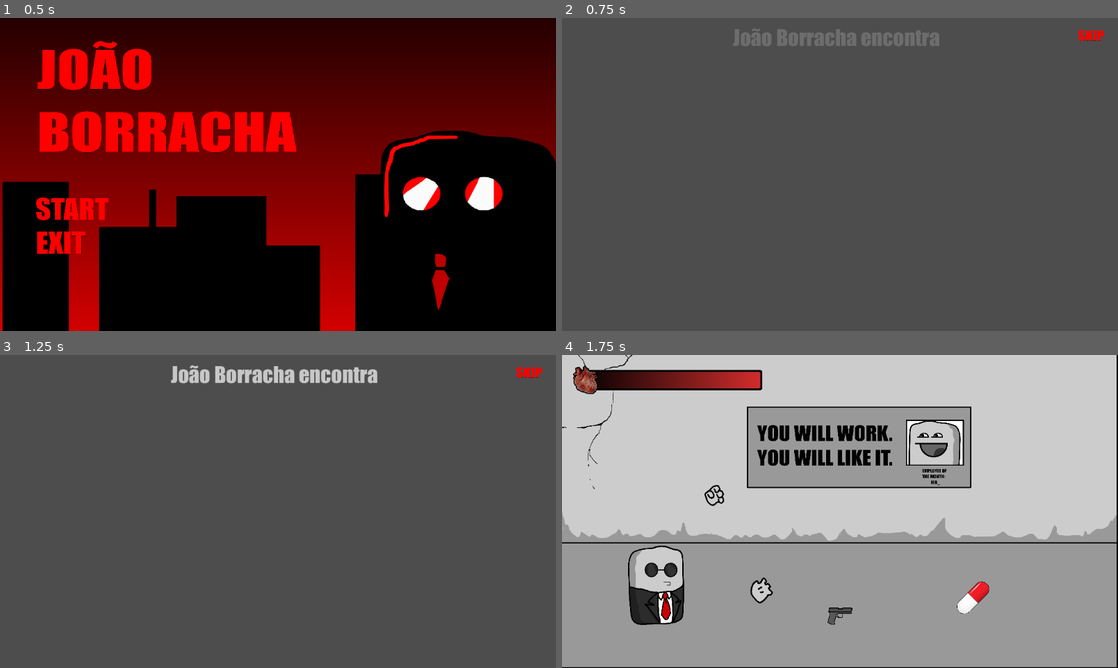
Above: before the commit, frames 1-4 (two rows, left to right).
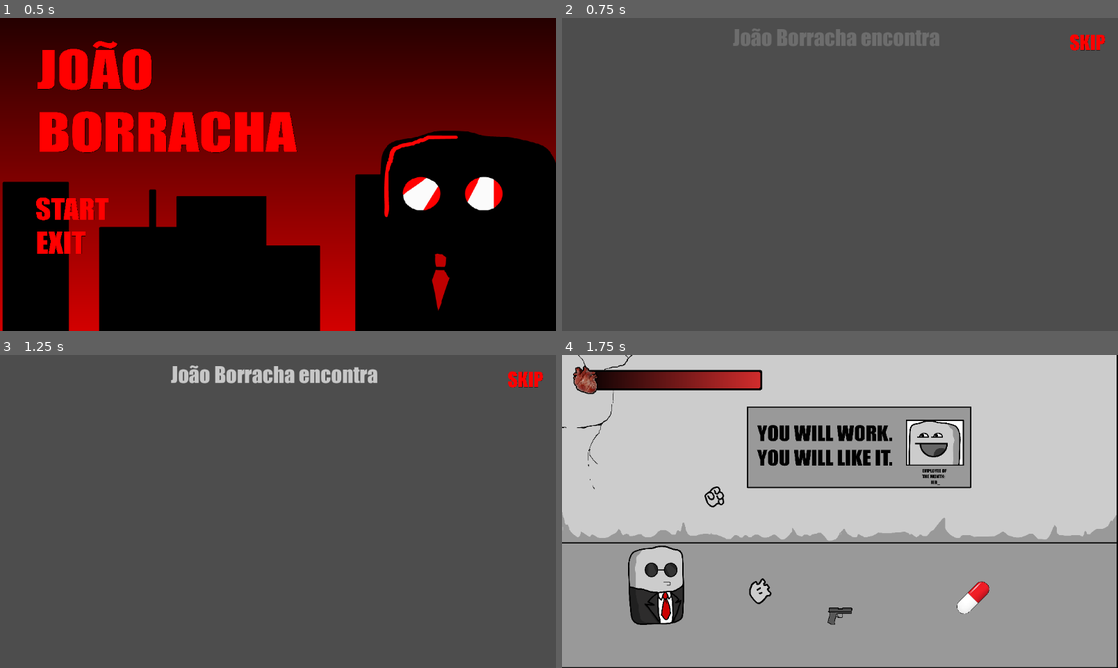
Above: after the commit, the same moments.

Repository: PH1LIPPUS/JoaoBorracha
Game: Godot game, scene res://Sceens/main.tscn
Same seed, same stepped clock (60 frames per second), same inputs: the game is played once before the commit and once after it.
Inputs (mouse positions are in pixels of both pictures, inside the frame that each line leads up to; where the layout moved, square brackets give the same spot in the first picture):
- Up to frame 1 (0.5 s): no input
- Up to frame 2 (0.75 s): click (634, 208) at 0.5 s
- Up to frame 3 (1.25 s): no input
- Up to frame 4 (1.75 s): click (1084, 376) [1090, 373] at 1.25 s

Frame 1 is identical in both runs. In frame 2, 0.3% of the frame differs, in the area x 91-98%, y 3-11%; in frame 3, 0.3%; in frame 4, 0.2%.

Commit message:
Skip Button Hover Created and Working

Diff:
--- a/joaoborracha/Sceens/cutsceen.tscn
+++ b/joaoborracha/Sceens/cutsceen.tscn
@@ -3,7 +3,7 @@
 [ext_resource type="Script" uid="uid://bmig5dpbvw4fp" path="res://Scrips/cutsceen.gd" id="1_4ixod"]
 [ext_resource type="FontFile" uid="uid://js0ssghbweqw" path="res://Resources/resources/impact/impact.ttf" id="2_lp7eo"]
 [ext_resource type="Texture2D" uid="uid://c4v03ilq57b0k" path="res://Resources/resources/sprites/ui/text/skip.png" id="3_6my6n"]
-[ext_resource type="Texture2D" uid="uid://rxwb04i28d25" path="res://Resources/Buttons/buttonSkip2.png" id="3_lp7eo"]
+[ext_resource type="Texture2D" uid="uid://cx75fenxqq8wp" path="res://Resources/resources/sprites/ui/text/skip1.png" id="4_6my6n"]
 
 [sub_resource type="SpriteFrames" id="SpriteFrames_jwoqj"]
 animations = [{
@@ -17,7 +17,7 @@
 }, {
 "frames": [{
 "duration": 1.0,
-"texture": ExtResource("3_lp7eo")
+"texture": ExtResource("4_6my6n")
 }],
 "loop": true,
 "name": &"skip",
@@ -38,17 +38,17 @@
 theme_override_fonts/font = ExtResource("2_lp7eo")
 
 [node name="AnimatedSprite2D" type="AnimatedSprite2D" parent="."]
-position = Vector2(1096.5, 36.0547)
-scale = Vector2(0.0596946, 0.052707)
+position = Vector2(1088.75, 50.5274)
+scale = Vector2(0.08, 0.08)
 sprite_frames = SubResource("SpriteFrames_jwoqj")
-animation = &"idle"
+animation = &"skip"
 autoplay = "idle"
 
 [node name="Skip" type="Button" parent="AnimatedSprite2D"]
-offset_left = -477.0
-offset_top = -286.0
-offset_right = 461.0
-offset_bottom = 284.0
+offset_left = -634.0
+offset_top = -419.0
+offset_right = 616.0
+offset_bottom = 369.0
 focus_mode = 0
 flat = true
 
Binary file added: joaoborracha/Resources/resources/sprites/ui/text/skip1.png
Not shown, added: joaoborracha/Resources/resources/sprites/ui/text/skip1.png.import
